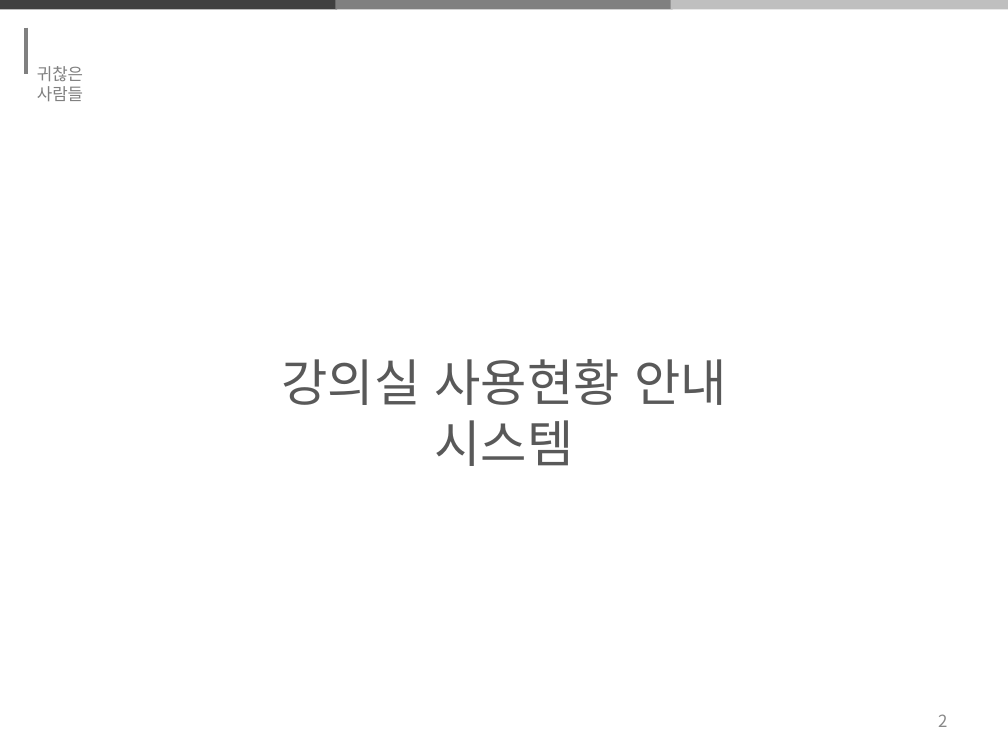
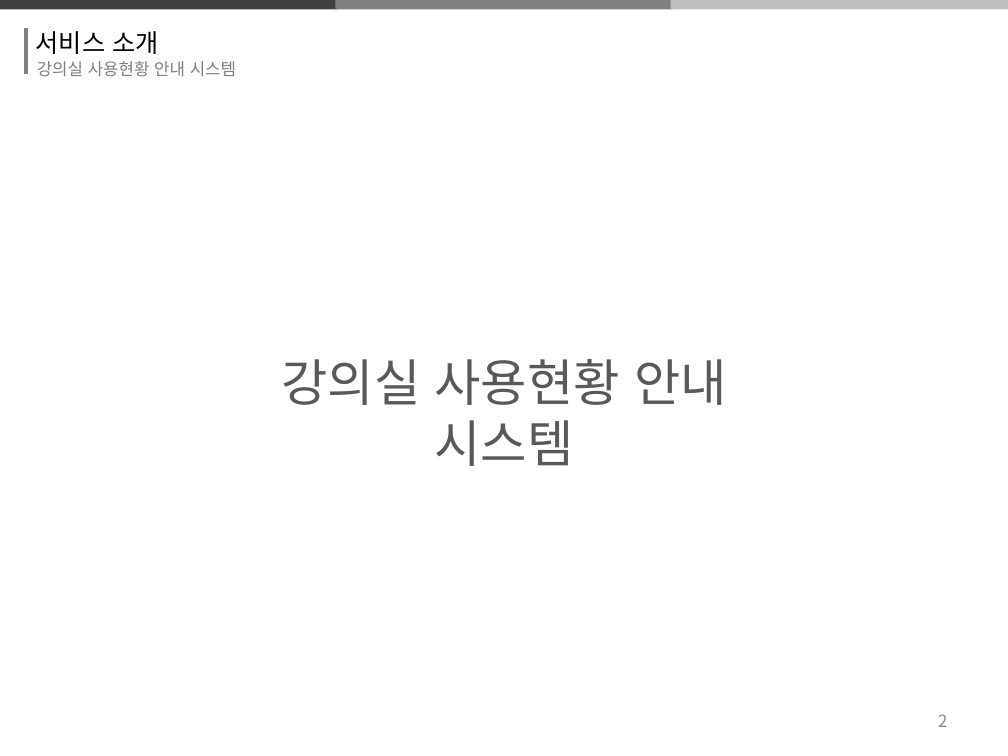
Before and after one commit to thrk941106/2018system_programming, a slide deck: slide 9 of 시프ppt 제작중.pptx. Drawn at 1008x756 pixels with LibreOffice and Linux fonts; fonts in the diff are those of the drawing. Boxes give left, top, right and bottom in pixels: in the first picture for what was removed or moved away, otherwise in the second. Text is boxed around its words. In the diff, an @@ line names an element or a change of style, - is before the commit and + after.

```diff
--- a/시프ppt 제작중.pptx
+++ b/시프ppt 제작중.pptx
@@ text added at (36,31,158,54), 18 pt, text #000000 @@
+서비스 소개
@@ text removed at (37,66,83,101) @@
-귀찮은 사람들
@@ text added at (37,61,236,77), 12 pt, text #808080 @@
+강의실 사용현황 안내 시스템
```
Also in this commit, not shown: 16 other slides changed, 4 slides added, 3 slides removed.
